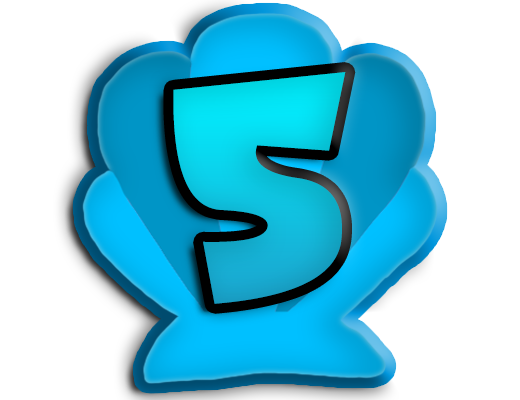
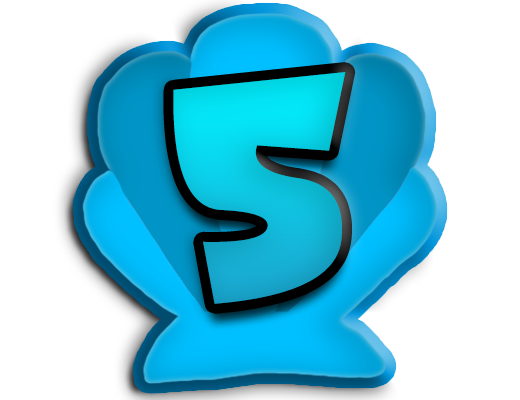
Layer changes from the first w=520, h=400 image to the second:
pixels changed over <box>155,84,355,330</box> (layer not identified)
